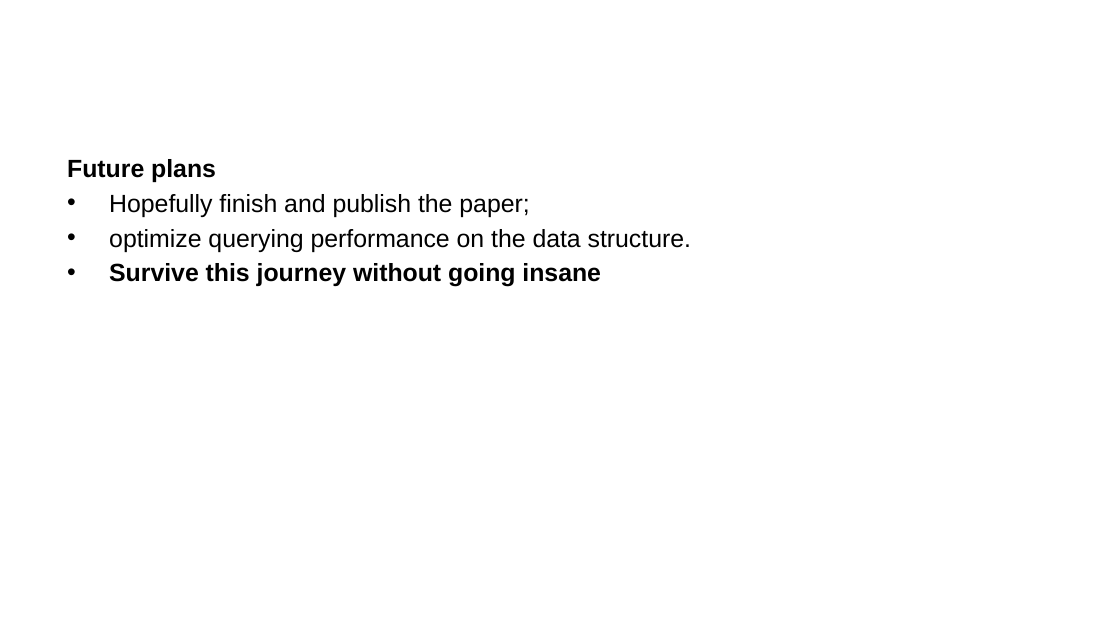
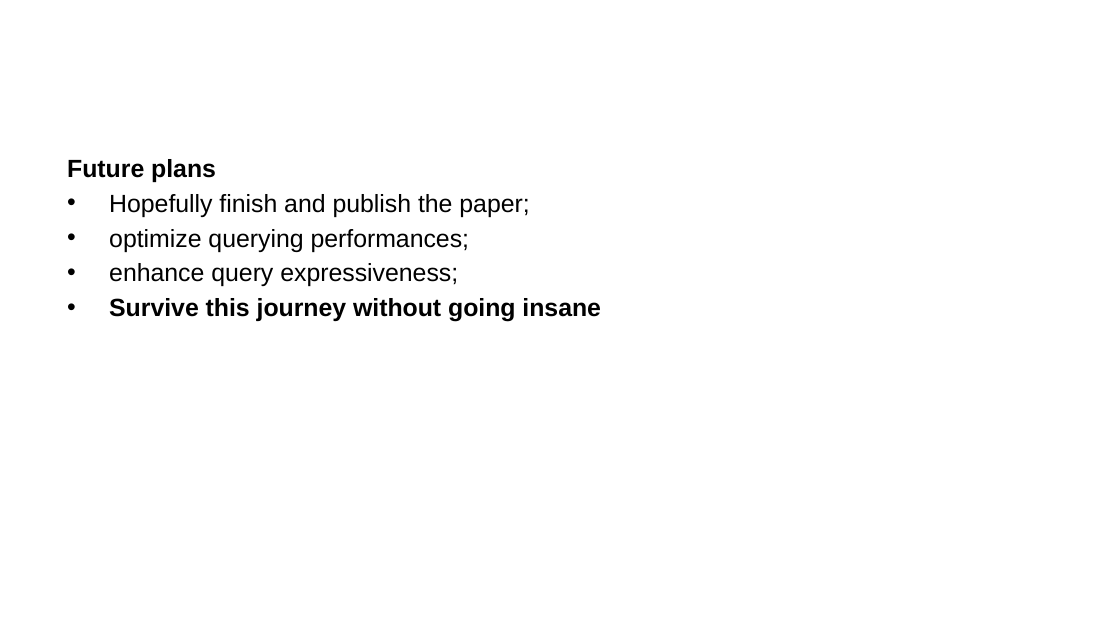
Before and after one commit to ManuelePasini/slides-markdown, a slide deck: slide 3 of ioanninaSlides.pptx. Drawn at 1120x630 pixels with LibreOffice and Linux fonts; fonts in the diff are those of the drawing. Boxes give left, top, right and bottom in pixels: in the first picture for what was removed or moved away, otherwise in the second. Text is boxed around its words. In the diff, an @@ line names an element or a change of style, - is before the commit and + after.

```diff
--- a/ioanninaSlides.pptx
+++ b/ioanninaSlides.pptx
@@ text at box(109, 229, 470, 286): text changed @@
-• optimize querying performance on the data structure.
+• optimize querying performances;
+• enhance query expressiveness;
```
Also in this commit, not shown: 4 other files.
